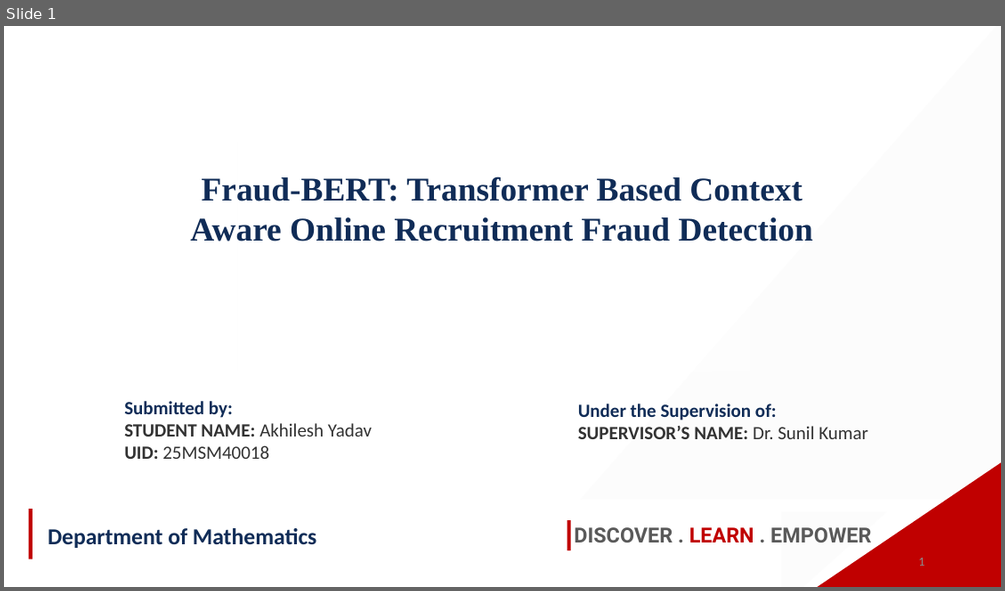
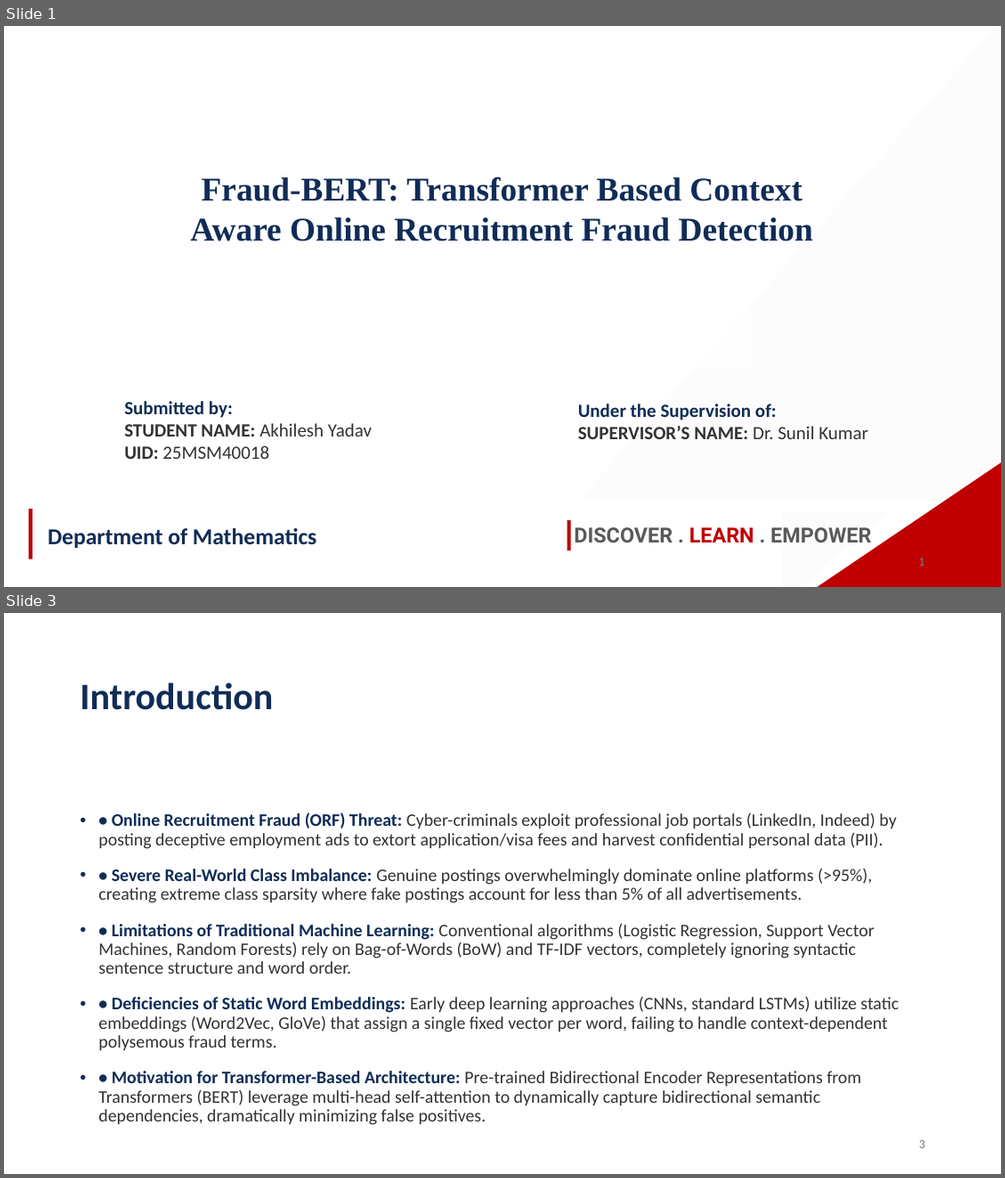
Before and after one commit to akhileshyadav8/Research-Fake-Job-Detection, a slide deck: MST1/25MSM40018_Akhilesh.pptx. Shown one above the other, each under a label of ours: slide 1 before the commit, slides 1 and 3 after it; the slides between them are not shown. The pictures are 1005x591 and 1005x1178 pixels, drawn with LibreOffice and Linux fonts; fonts in the diff are those of the drawing; background and template pictures are left out. Boxes give left, top, right and bottom in pixels: in the first picture for what was removed or moved away, otherwise in the second. Text is boxed around its words. In the diff, an @@ line names an element or a change of style, - is before the commit and + after.

Commit message:
Ensure Introduction, Literature Review, and Bibliography or References slides are explicitly structured in 25MSM40018_Akhilesh.pptx

```diff
--- a/MST1/25MSM40018_Akhilesh.pptx
+++ b/MST1/25MSM40018_Akhilesh.pptx
@@ slide 3 added at box(4, 613, 1001, 1174), background picture (left out) @@
@@ title added at box(80, 682, 273, 710), 36 pt, text #102C57, bold @@
+Introduction
@@ text added at box(98, 812, 898, 1125), 17 pt, text #323232 @@
+• • Online Recruitment Fraud (ORF) Threat: Cyber-criminals exploit professional job portals (LinkedIn, Indeed) by posting deceptive employment ads to extort application/visa fees and harvest confidential personal data (PII).
+• • Severe Real-World Class Imbalance: Genuine postings overwhelmingly dominate online platforms (>95%), creating extreme class sparsity where fake postings account for less than 5% of all advertisements.
+• • Limitations of Traditional Machine Learning: Conventional algorithms (Logistic Regression, Support Vector Machines, Random Forests) rely on Bag-of-Words (BoW) and TF-IDF vectors, completely ignoring syntactic sentence structure and word order.
+• • Deficiencies of Static Word Embeddings: Early deep learning approaches (CNNs, standard LSTMs) utilize static embeddings (Word2Vec, GloVe) that assign a single fixed vector per word, failing to handle context-dependent polysemous fraud terms.
+• • Motivation for Transformer-Based Architecture: Pre-trained Bidirectional Encoder Representations from Transformers (BERT) leverage multi-head self-attention to dynamically capture bidirectional semantic dependencies, dramatically minimizing false positives.
@@ text added at box(919, 1140, 925, 1148), 12 pt, text #787878 @@
+3
@@ slide 1 changed as well @@
@@ text "1" at box(918, 557, 924, 565): text colour #8C8C8C to #787878 @@
```
Also in this commit, not shown: 9 other slides changed, 1 other file.
